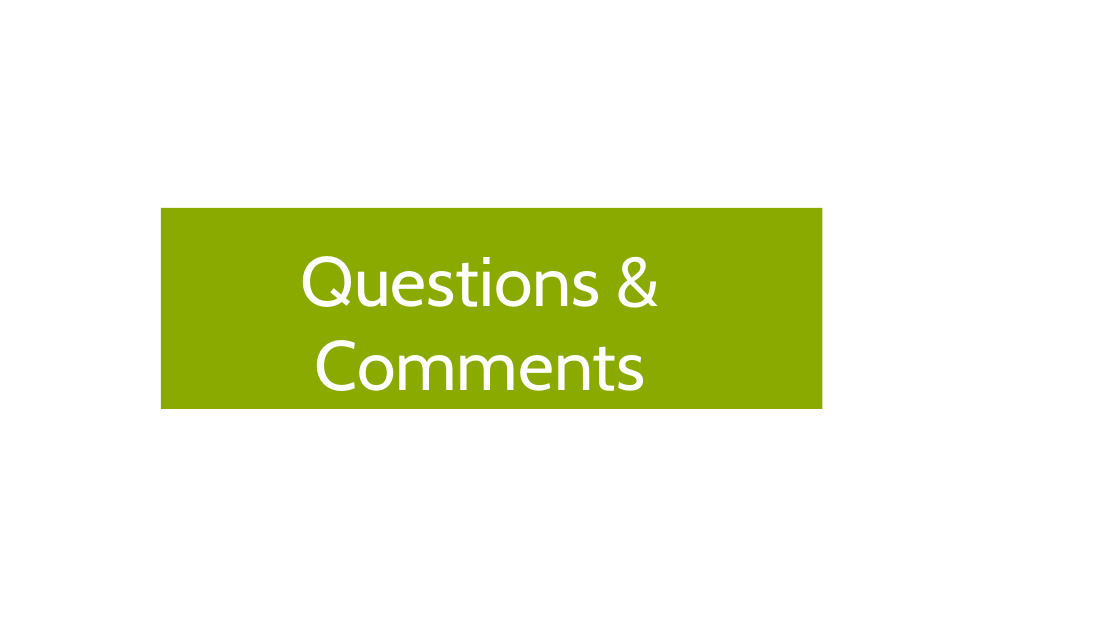
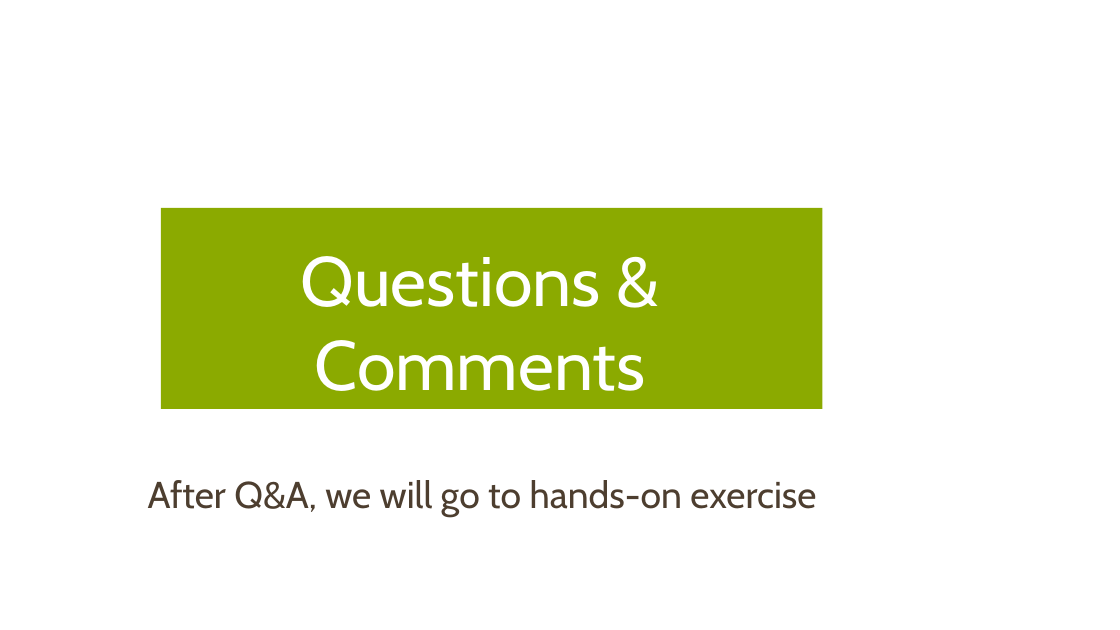
Before and after one commit to bioinfo-kaust/gfm-workshop, a slide deck: slide 23 of lecture_slides/3.day2_before_lunch/lecture_3_finetuning.pptx (slide 16 before the commit). Drawn at 1120x630 pixels with LibreOffice and Linux fonts; fonts in the diff are those of the drawing. Boxes give left, top, right and bottom in pixels: in the first picture for what was removed or moved away, otherwise in the second. Text is boxed around its words. In the diff, an @@ line names an element or a change of style, - is before the commit and + after.

```diff
--- a/lecture_slides/3.day2_before_lunch/lecture_3_finetuning.pptx
+++ b/lecture_slides/3.day2_before_lunch/lecture_3_finetuning.pptx
@@ text added at <box>148,480,816,517</box>, 32 pt, text #4D3E2F @@
+After Q&A, we will go to hands-on exercise
```
Also in this commit, not shown: 8 other slides changed, 9 slides added, 2 slides removed, 5 other files.
